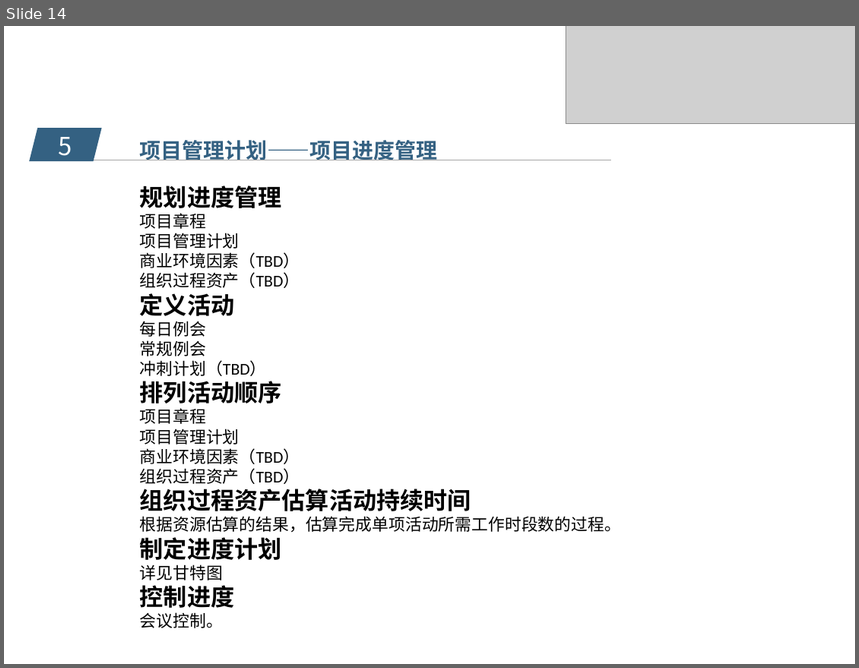
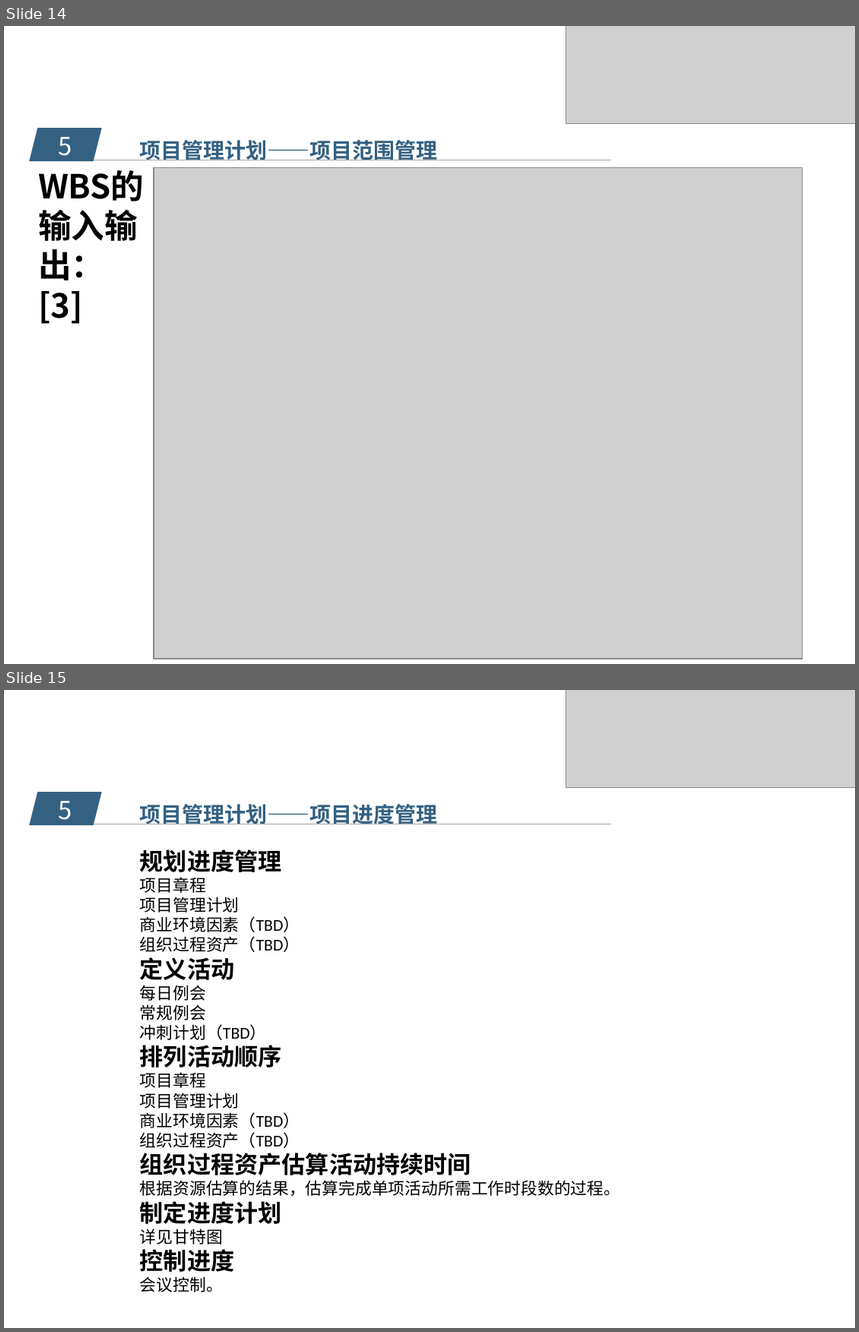
Before and after one commit to popopoi/PRD2018-G07, a slide deck: 受控文档/项目计划/PRD2018-G07- 需求工程项目计划PPT.pptx. Shown one above the other, each under a label of ours: slide 14 before the commit, slides 14 and 15 after it. The pictures are 859x668 and 859x1332 pixels, drawn with LibreOffice and Linux fonts; fonts in the diff are those of the drawing; grey boxes stand for pictures; background and template pictures are left out. Boxes give left, top, right and bottom in pixels: in the first picture for what was removed or moved away, otherwise in the second. Text is boxed around its words. In the diff, an @@ line names an element or a change of style, - is before the commit and + after.

Commit message:
修改《PRD2018-G07-需求工程项目计划ppt》（添加了WBS的输入输出）

```diff
--- a/受控文档/项目计划/PRD2018-G07- 需求工程项目计划PPT.pptx
+++ b/受控文档/项目计划/PRD2018-G07- 需求工程项目计划PPT.pptx
@@ slide 14 added at bbox=[4, 26, 855, 664], background picture (left out) @@
@@ picture added at bbox=[566, 26, 855, 124] @@
@@ parallelogram added at bbox=[30, 128, 102, 161], fill #346182 @@
@@ text added at bbox=[59, 137, 72, 156], 21 pt, text #FFFFFF @@
+5
@@ line added from (59, 160) to (611, 160), #A6A6A6 0.5 pt @@
@@ text added at bbox=[140, 140, 438, 161], 18 pt, text #346182, bold @@
+项目管理计划——项目范围管理
@@ picture added at bbox=[154, 167, 803, 659] @@
@@ text added at bbox=[38, 291, 83, 324], 28 pt, text #000000, bold @@
+WBS的输入输出：
+[3]
@@ what was slide 14 is now slide 15 @@
```
